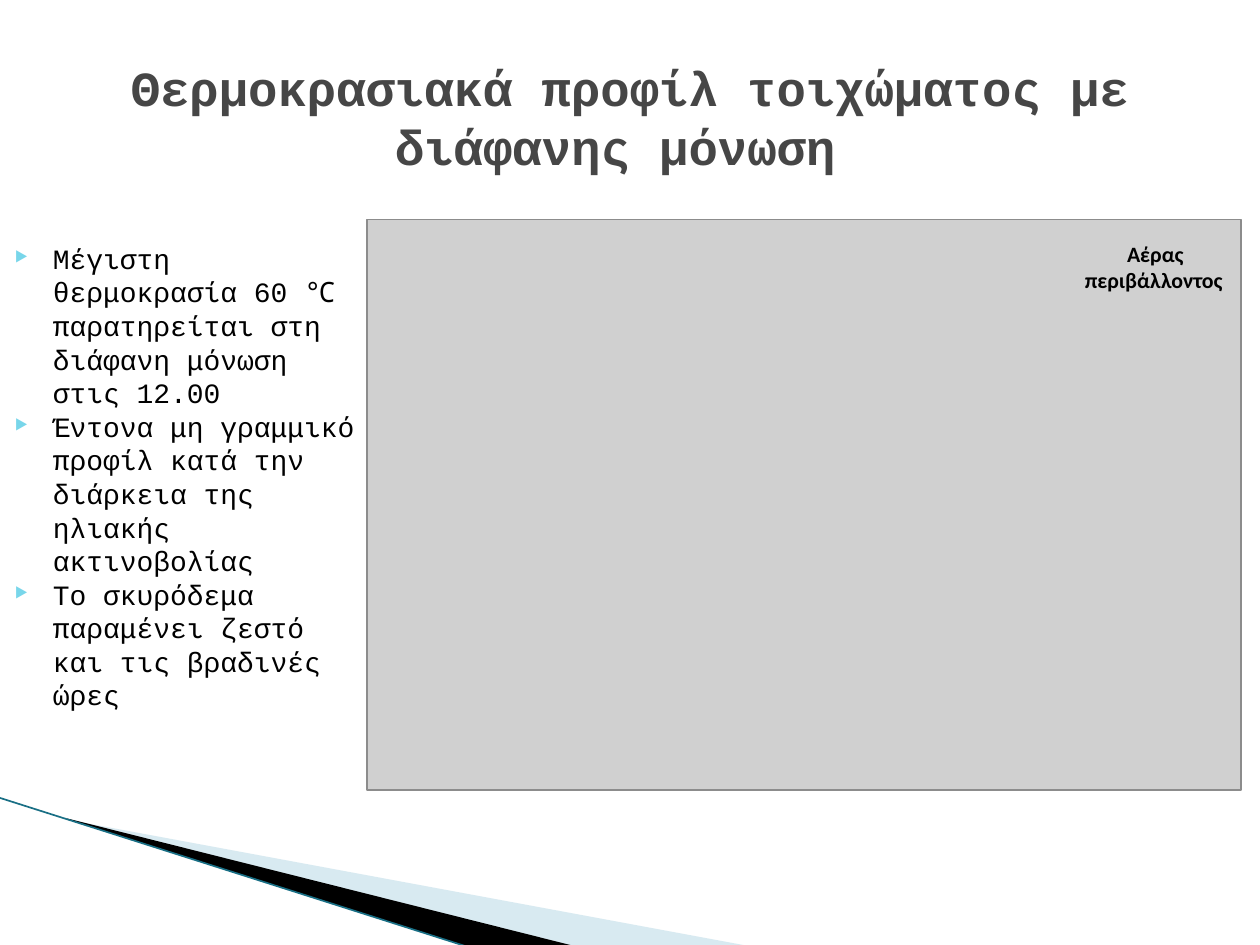
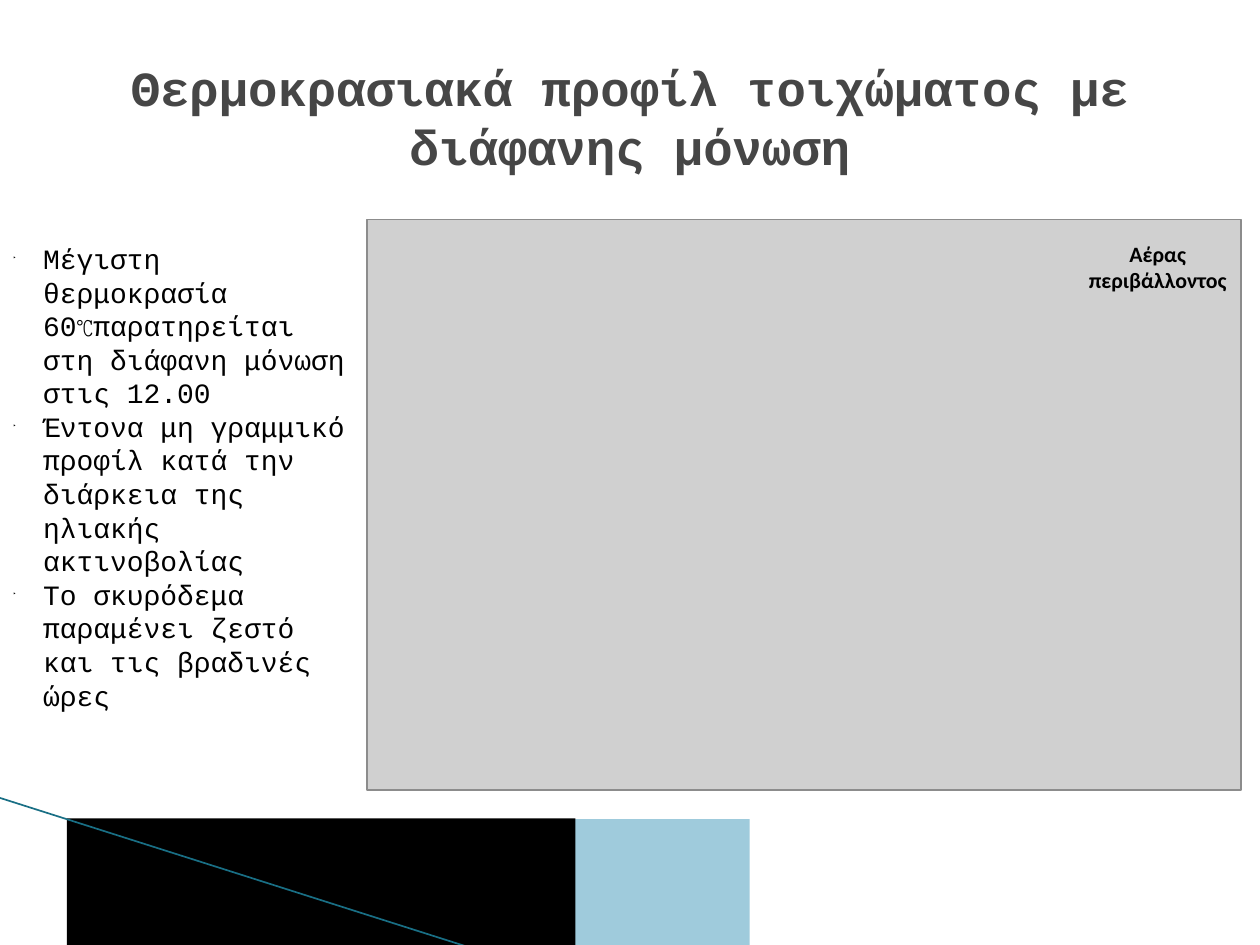
Before and after one commit to DeathNex/bark_GUI, a slide deck: slide 29 of Thesis Documents/Info on bark (chapter 2)/(2) Παρουσίαση πτυχιακής.pptx. Drawn at 1260x945 pixels with LibreOffice and Linux fonts; fonts in the diff are those of the drawing; grey boxes stand for pictures; background and template pictures are left out. Boxes give left, top, right and bottom in pixels: in the first picture for what was removed or moved away, otherwise in the second. Text is boxed around its words. In the diff, an @@ line names an element or a change of style, - is before the commit and + after.

```diff
--- a/Thesis Documents/Info on bark (chapter 2)/(2) Παρουσίαση πτυχιακής.pptx
+++ b/Thesis Documents/Info on bark (chapter 2)/(2) Παρουσίαση πτυχιακής.pptx
@@ text "Αέρας": place and size @@
-text "Αέρας" at [1085,246,1223,292]
+text "Αέρας" at [1089,246,1227,292]
@@ text at [43,249,345,408]: text changed @@
-‣ Μέγιστη θερμοκρασία 60 ℃ παρατηρείται στη διάφανη μόνωση στις 12.00
+‣ Μέγιστη θερμοκρασία 60℃παρατηρείται στη διάφανη μόνωση στις 12.00
@@ text at [43,417,345,712]: indent changed @@
@@ line (0, 798) - (467, 945): stroke #97C5D8 0.95 pt to #196F85 0.96 pt @@
@@ freeform shape removed at [67,818,576,945] @@
@@ rectangle added at [67,818,576,945], fill #000000 @@
@@ freeform shape removed at [69,819,750,945] @@
@@ rectangle added at [69,819,750,945], fill #9FCBDC @@
```
Also in this commit, not shown: 33 other slides changed, 53 other files.
